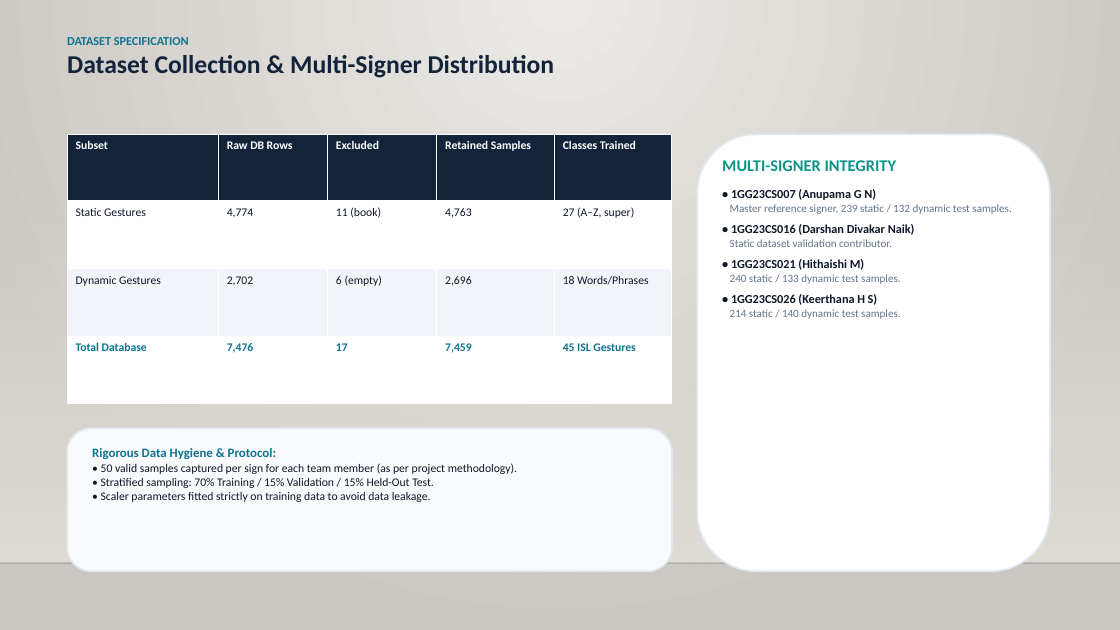
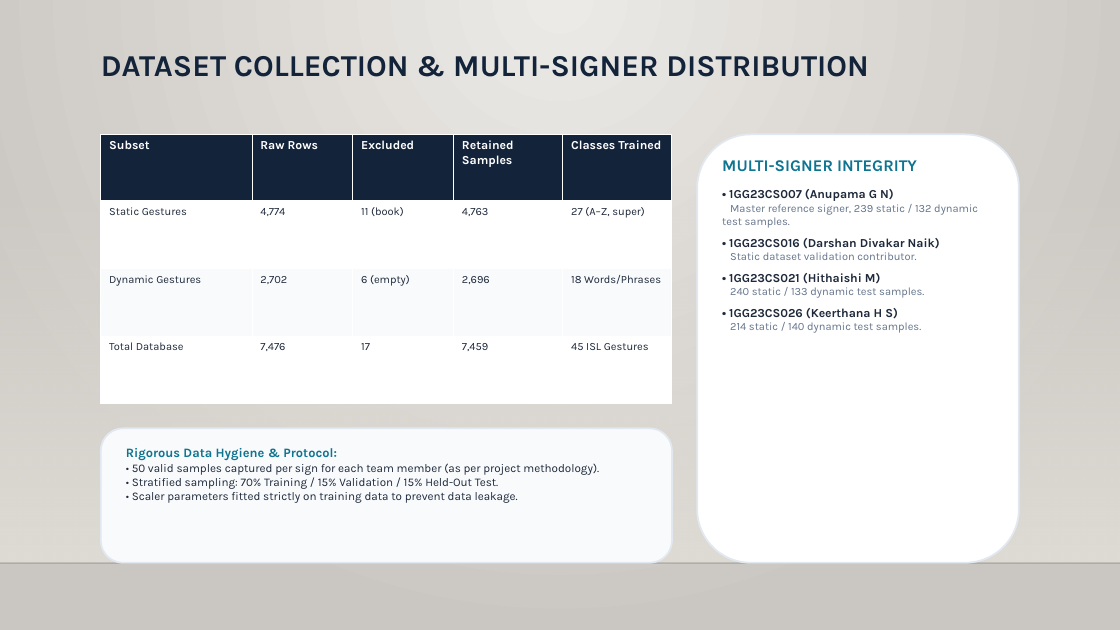
Before and after one commit to darshandivakarnaik28/G2T2G, a slide deck: slide 30 of G2T2G_Final_Presentation.pptx. Drawn at 1120x630 pixels with LibreOffice and Linux fonts; fonts in the diff are those of the drawing; background and template pictures are left out. Boxes give left, top, right and bottom in pixels: in the first picture for what was removed or moved away, otherwise in the second. Text is boxed around its words. In the diff, an @@ line names an element or a change of style, - is before the commit and + after.

Commit message:
style(presentation): unify typography, title coordinates, and table formatting across all 38 slides

```diff
--- a/G2T2G_Final_Presentation.pptx
+++ b/G2T2G_Final_Presentation.pptx
@@ text at [101,56,869,77]: text changed; size 22 to 26 pt; font Calibri to Karla @@
-DATASET SPECIFICATION
-Dataset Collection & Multi-Signer Distribution
+DATASET COLLECTION & MULTI-SIGNER DISTRIBUTION
@@ table at [101,134,672,403] @@
-row 1, column 2: Raw DB Rows
+row 1, column 2: Raw Rows
@@ fill #F1F5F9 to #F8FAFC in row 3 @@
@@ size 10 to 10.5 pt in "Subset", "Excluded", "Retained Samples", "Classes Trained" @@
@@ font Calibri to Karla @@
@@ size 10 to 9.5 pt in "Static Gestures", "4,774", "11 (book)", "4,763" and 11 more places @@
@@ text colour #0F172A to #1E293B in "Static Gestures", "4,774", "11 (book)", "4,763" and 6 more places @@
@@ text colour #0E7490 to #1E293B, bold off in "Total Database", "7,476", "17", "7,459" and 1 more places @@
@@ table: place and size @@
-table at [67,134,672,403]
+table at [101,134,672,403]
@@ rounded rectangle: place and size @@
-rounded rectangle at [697,134,1050,571]
+rounded rectangle at [697,134,1019,563]
@@ text "MULTI-SIGNER INTEGRITY" at [722,160,978,333]: font Calibri to Karla; text colour #0D9488 to #0E7490 in "MULTI-SIGNER INTEGRITY"; text colour #0F172A to #1E293B in "• 1GG23CS007 (Anupama G N)", "• 1GG23CS016 (Darshan Divakar Naik)", "• 1GG23CS021 (Hithaishi M)", "• 1GG23CS026 (Keerthana H S)" @@
@@ rounded rectangle: place and size @@
-rounded rectangle at [67,429,672,571]
+rounded rectangle at [101,429,672,563]
@@ text "Rigorous Data Hygiene & Protocol:": place and size @@
-text "Rigorous Data Hygiene & Protocol:" at [92,448,517,502]
+text "Rigorous Data Hygiene & Protocol:" at [126,448,599,503]
@@ text at [126,448,337,461]: font Calibri to Karla in "Rigorous Data Hygiene & Protocol:" @@
@@ text at [132,463,599,503]: text changed; font Calibri to Karla; text colour #0F172A to #1E293B @@
-• 50 valid samples captured per sign for each team member (as per project methodology).
-• Stratified sampling: 70% Training / 15% Validation / 15% Held-Out Test.
-• Scaler parameters fitted strictly on training data to avoid data leakage.
+• 50 valid samples captured per sign for each team member (as per project methodology).
+• Stratified sampling: 70% Training / 15% Validation / 15% Held-Out Test.
+• Scaler parameters fitted strictly on training data to prevent data leakage.
```
Also in this commit, not shown: 37 other slides changed, 2 other files.
